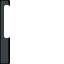
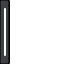
Before/after of a (64, 64) layered artwork. What changed in the layer stack:
painted on "WallLight" over [left=4, top=5, right=10, bottom=56]
